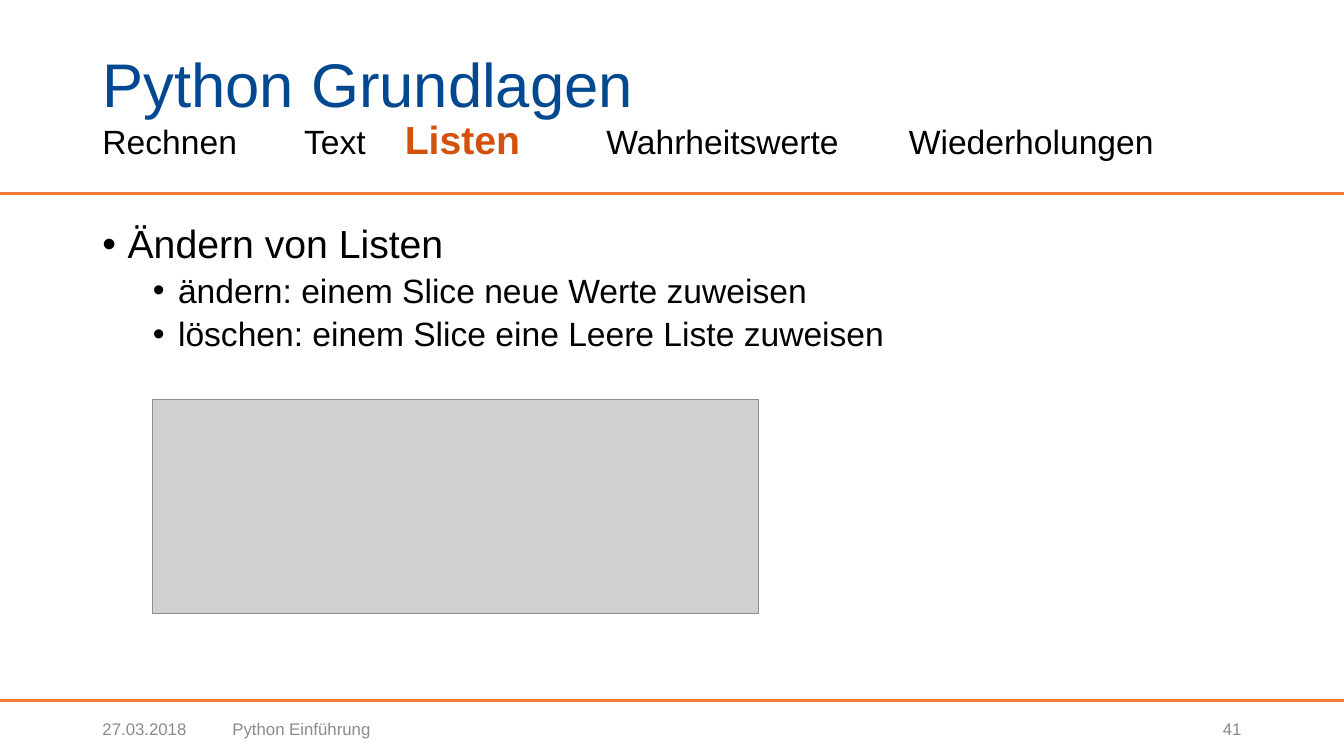
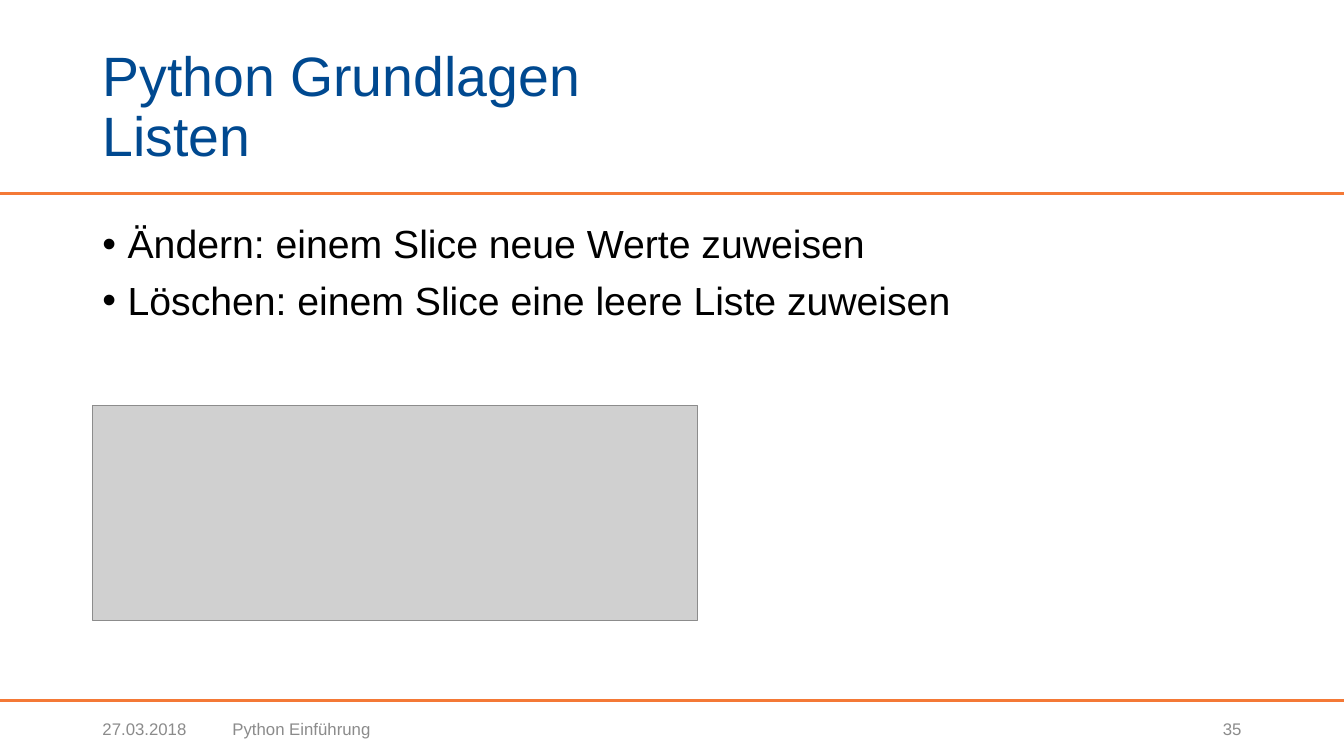
Before and after one commit to BogyMitutoyoCTL/Sophy-Preparation, a slide deck: slide 35 of Präsentationen/Python Einführung.pptx (slide 41 before the commit). Drawn at 1344x756 pixels with LibreOffice and Linux fonts; fonts in the diff are those of the drawing; grey boxes stand for pictures; background and template pictures are left out. Boxes give left, top, right and bottom in pixels: in the first picture for what was removed or moved away, otherwise in the second. Text is boxed around its words. In the diff, an @@ line names an element or a change of style, - is before the commit and + after.

```diff
--- a/Präsentationen/Python Einführung.pptx
+++ b/Präsentationen/Python Einführung.pptx
@@ title at bbox=[102, 55, 580, 157]: text changed; size 24 to 39.6 pt; text colour #000000 to #004990 @@
-Python Grundlagen
-Rechnen Text Listen Wahrheitswerte Wiederholungen
+Python Grundlagen
+Listen
@@ text at bbox=[128, 227, 950, 316]: text changed; size 24 to 28 pt @@
-• Ändern von Listen
-  • ändern: einem Slice neue Werte zuweisen
-  • löschen: einem Slice eine Leere Liste zuweisen
+• Ändern: einem Slice neue Werte zuweisen
+• Löschen: einem Slice eine leere Liste zuweisen
@@ picture: place and size @@
-picture at bbox=[153, 399, 758, 614]
+picture at bbox=[93, 406, 698, 621]
@@ page number at bbox=[1223, 723, 1242, 735]: text changed @@
-41
+35
```
Also in this commit, not shown: 52 other slides changed, 8 slides removed.
